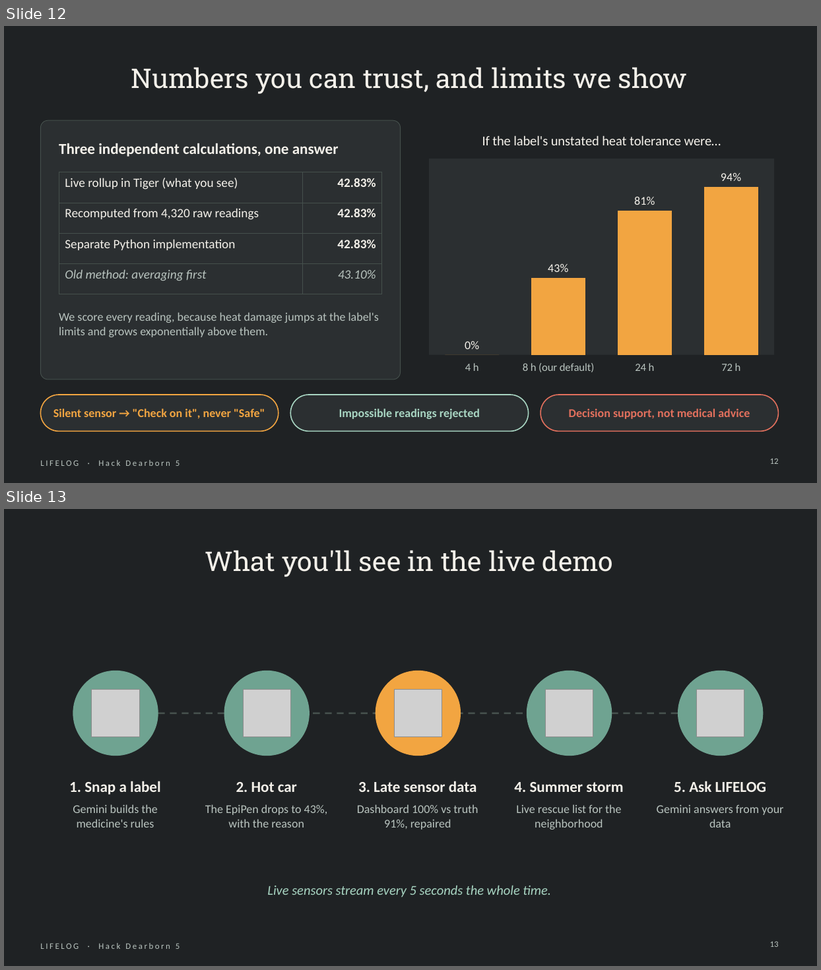
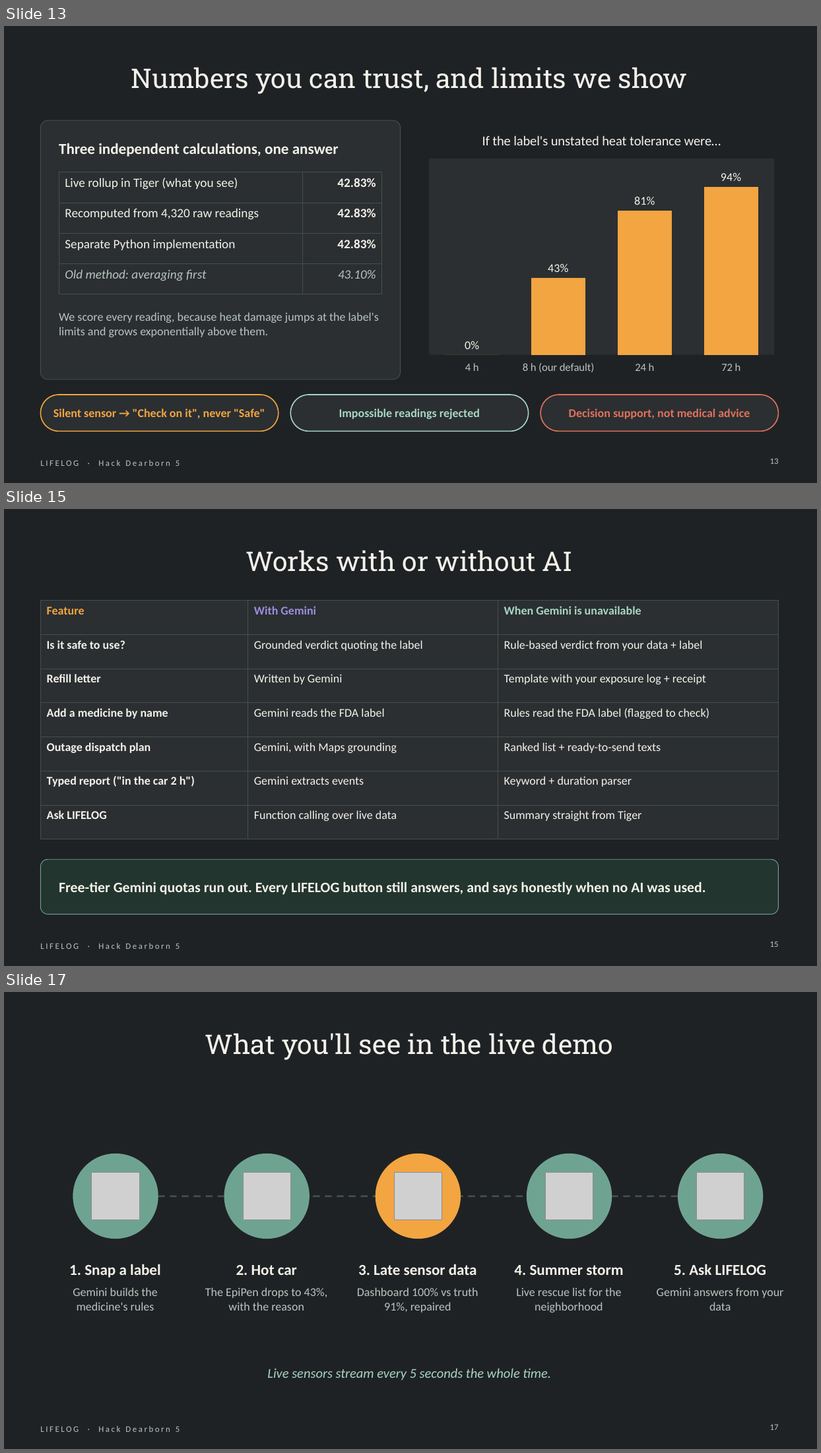
Before and after one commit to Manognya86/HackDearborn5, a slide deck: presentation/LIFELOG_HackDearborn5.pptx. Shown one above the other, each under a label of ours: slides 12 and 13 before the commit, slides 13, 15 and 17 after it; the slides between them are not shown. The pictures are 821x970 and 821x1453 pixels, drawn with LibreOffice and Linux fonts; fonts in the diff are those of the drawing; grey boxes stand for pictures. Boxes give left, top, right and bottom in pixels: in the first picture for what was removed or moved away, otherwise in the second. Text is boxed around its words. In the diff, an @@ line names an element or a change of style, - is before the commit and + after.

Commit message:
Deck: forecasting, receipts, no-AI fallbacks and developer slides (19 slides); tidy receipt quotes and checklist wording

```diff
--- a/presentation/LIFELOG_HackDearborn5.pptx
+++ b/presentation/LIFELOG_HackDearborn5.pptx
@@ slide 15 added at <box>4,509,817,966</box>, background #1F2224; not listed: 1 template element that a slide beside it also shows @@
@@ title added at <box>246,550,573,572</box>, 32 pt, text #F4F1EA @@
+Works with or without AI
@@ table added at <box>40,601,779,824</box>, 7 rows, 3 columns @@
+Feature | With Gemini | When Gemini is unavailable
+Is it safe to use? | Grounded verdict quoting the label | Rule-based verdict from your data + label
+Refill letter | Written by Gemini | Template with your exposure log + receipt
+Add a medicine by name | Gemini reads the FDA label | Rules read the FDA label (flagged to check)
+Outage dispatch plan | Gemini, with Maps grounding | Ranked list + ready-to-send texts
+Typed report ("in the car 2 h") | Gemini extracts events | Keyword + duration parser
+Ask LIFELOG | Function calling over live data | Summary straight from Tiger
@@ rounded rectangle added at <box>40,859,779,915</box>, fill #23352F, outline #6FA391 0.75 pt @@
@@ text added at <box>59,882,706,895</box>, 17 pt, text #F4F1EA, bold @@
+Free-tier Gemini quotas run out. Every LIFELOG button still answers, and says honestly when no AI was used.
@@ page number added at <box>770,942,779,947</box>, 10 pt, text #B9C4BF @@
+15
@@ what was slide 12 is now slide 13 @@
@@ page number at <box>770,458,779,464</box>: text changed @@
-12
+13
@@ what was slide 13 is now slide 17 @@
@@ page number at <box>770,1425,779,1430</box>: text changed @@
-13
+17
```
Also in this commit, not shown: 1 slide changed, 3 other slides added, 1 other file.
